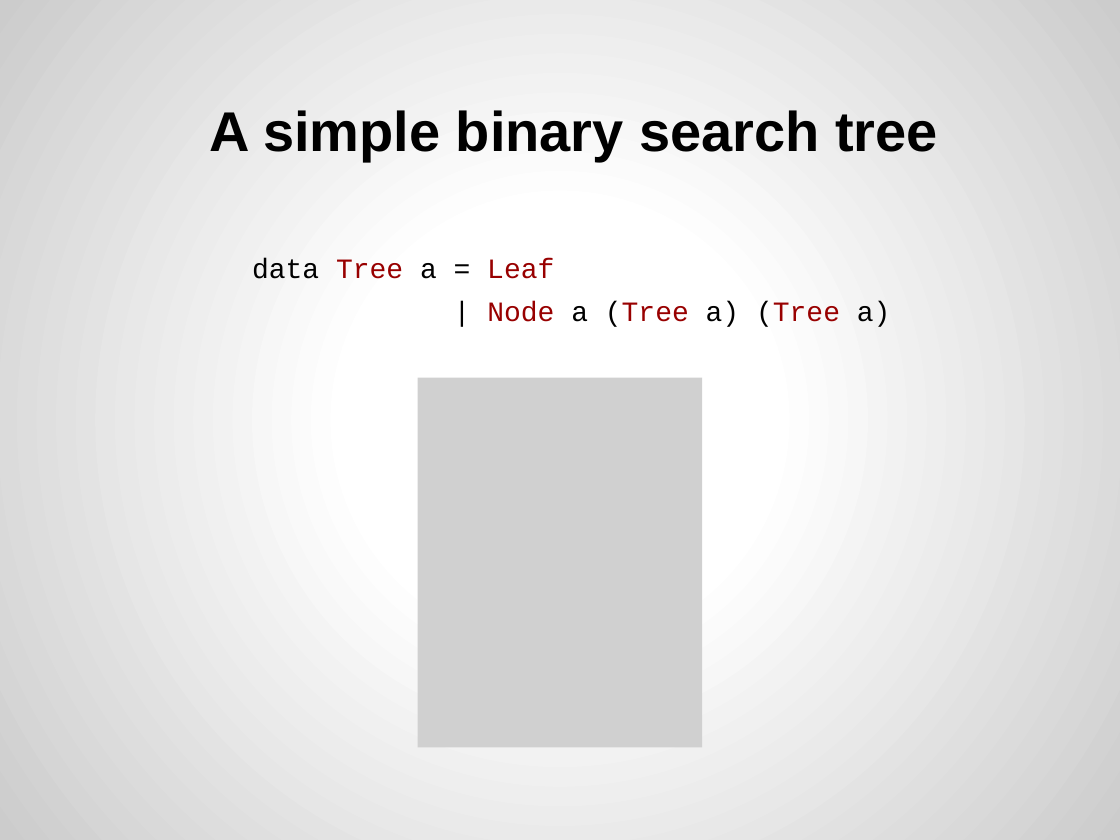
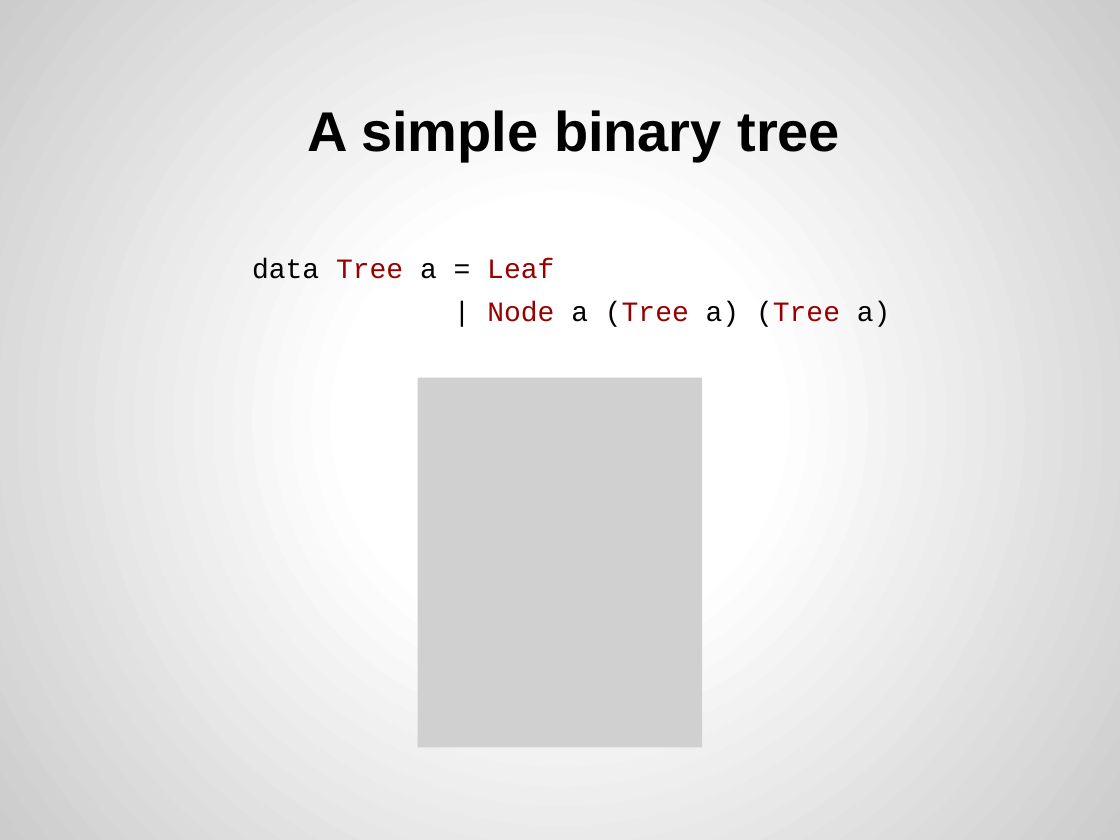
Before and after one commit to joel-wright/ZipperHS, a slide deck: slide 3 of Slides/The Zipper.pptx. Drawn at 1120x840 pixels with LibreOffice and Linux fonts; fonts in the diff are those of the drawing; grey boxes stand for pictures. Boxes give left, top, right and bottom in pixels: in the first picture for what was removed or moved away, otherwise in the second. Text is boxed around its words. In the diff, an @@ line names an element or a change of style, - is before the commit and + after.

Commit message:
Tweaked slides (not a search tree)

```diff
--- a/Slides/The Zipper.pptx
+++ b/Slides/The Zipper.pptx
@@ title at box(307, 110, 840, 161): text changed @@
-A simple binary search tree
+A simple binary tree
```
Also in this commit, not shown: 2 other slides changed, 1 other file.
